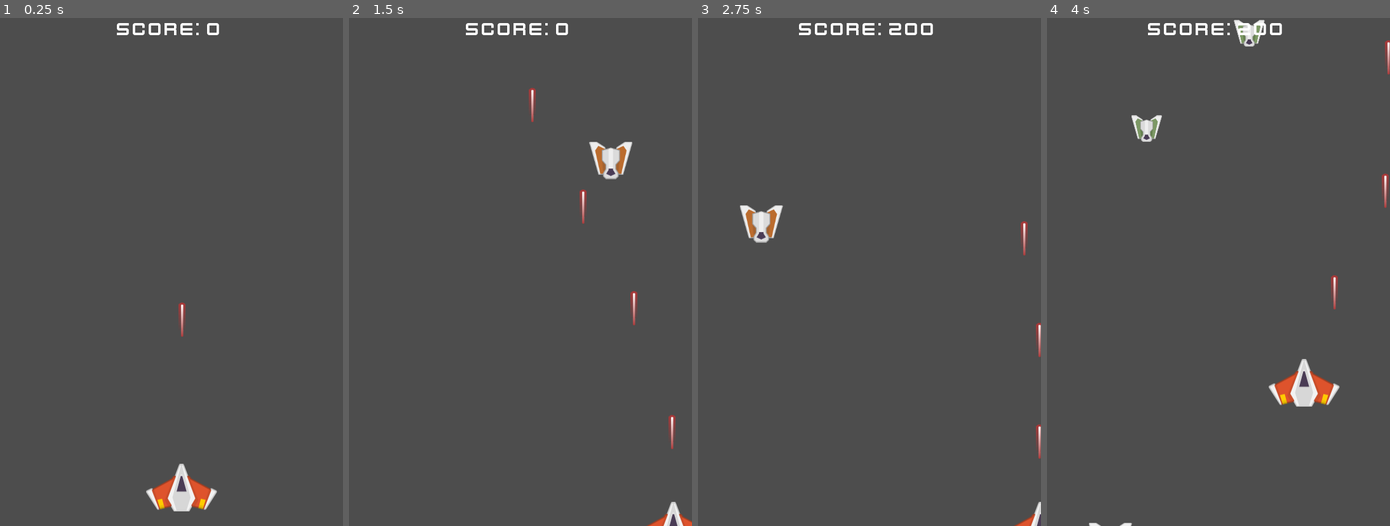
Above: before the commit, frames 1-4 (left to right).
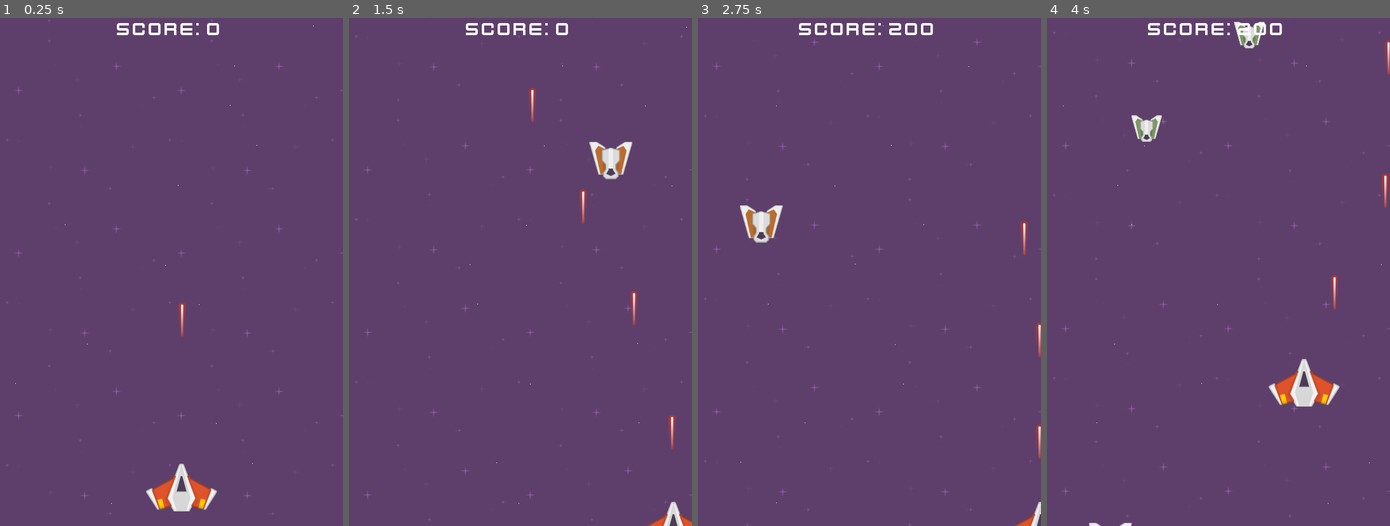
Above: after the commit, the same moments.

Repository: lovetocode/Space-Hazzard
Game: Godot game, scene res://Scene/game.tscn
The game is run twice, just before and just after one commit, with the same random seed, the same clock (stepped at 60 frames per second) and the same inputs.
Inputs:
- Up to frame 1 (0.25 s): no input
- Up to frame 2 (1.5 s): hold D (move_right) 0.53-1.28 s; hold Space (shoot) 0.53-1.28 s; hold S (move_down) from 1.28 s (still down); tap Space (shoot) at 1.35 s
- Up to frame 3 (2.75 s): release S (move_down) at 2.03 s; hold D (move_right) from 2.03 s (still down); hold Space (shoot) from 2.03 s (still down)
- Up to frame 4 (4 s): release D (move_right) at 2.78 s; release Space (shoot) at 2.78 s; hold W (move_up) 2.78-3.53 s; tap Space (shoot) at 2.85 s; hold A (move_left) from 3.53 s (still down); hold Space (shoot) from 3.53 s (still down)

The runs differ from the first frame. In frame 1, 98% of the frame differs, in the area x 0-100%, y 0-100%; in frame 2, 98%; in frame 3, 98%; in frame 4, 98%.

Commit message:
Added background and sounds

Diff:
--- a/Scene/Scripts/enemy.gd
+++ b/Scene/Scripts/enemy.gd
@@ -5,6 +5,8 @@
 @export var speed = 150
 @export var hp = 1
 @export var points = 100
+
+signal hit
 
  # Called every frame. 'delta' is the elapsed time since the previous frame.
 func _physics_process(delta):
@@ -26,3 +28,5 @@
 	if hp <= 0:
 		killed.emit(points)
 		die()
+	else:
+		hit.emit()
--- a/Scene/Scripts/game.gd
+++ b/Scene/Scripts/game.gd
@@ -7,9 +7,13 @@
 @onready var playerSpawnPosition = $PlayerSpawnPos
 @onready var laser_container = $LaserContainer
 @onready var enemy_container = $EnemyContainer
-@onready var Enemy_spawnTimer = $EnemySpawnTimer
+@onready var timer = $EnemySpawnTimer
 @onready var hud = $UILayer/HUD
 @onready var gos = $UILayer/GameOver
+@onready var pb = $ParallaxBackground
+@onready var ls = $SFX/LaserSound
+@onready var es = $SFX/ExplodeSound
+@onready var hs = $SFX/HitSound
 
 var player = null
 var score := 0:
@@ -17,6 +21,7 @@
 		score = value
 		hud.score = score
 var high_score
+var scroll_speed = 100
 
 func _ready():
 	var save_file = FileAccess.open("user://sava.data", FileAccess.READ)
@@ -37,31 +42,48 @@
 	save_file.store_32(high_score)
 
 
-# Called every frame. 'delta' is the elapsed time since the previous frame.func _process(delta):
+# Called every frame. 'delta' is the elapsed time since the previous frame.
+func _process(delta):
 	if Input.is_action_just_pressed("quit"):
 		get_tree().quit()
 	elif Input.is_action_just_pressed("reset"):
 		get_tree().reload_current_scene()
 
+	if timer.wait_time > 0.5:
+		timer.wait_time -= 0.005* delta
+	elif timer.wait_time < 0.5:
+		timer.wait_time = 0.5
+
+	pb.scroll_offset.y += scroll_speed*delta
+	if pb.scroll_offset.y >= 800:
+		pb.scroll_offset.y = 0
+
 func on_player_laser_shot(laser_scene, location):
 	var laser = laser_scene.instantiate()
 	laser.global_position = location
 	laser_container.add_child(laser)
+	ls.play()
 
 func _on_enemy_spawn_timer_timeout():
 	var e = enemy_scenes.pick_random().instantiate()
 	e.global_position = Vector2(randf_range(50, 500), -5)
 	e.killed.connect(on_enemy_killed)
+	e.hit.connect(on_enemy_hit)
 	enemy_container.add_child(e)
 
 func on_enemy_killed(points):
+	hs.play()
 	score += points
 	if score > high_score:
 		high_score = score
 
 func on_player_killed():
+	es.play()
 	gos.set_score(score)
 	gos.set_high_Score(high_score)
 	save_game()
 	await get_tree().create_timer(1.5).timeout
 	gos.visible = true
+
+func on_enemy_hit():
+	hs.play()
--- a/Scene/game.tscn
+++ b/Scene/game.tscn
@@ -1,17 +1,48 @@
-[gd_scene load_steps=8 format=3 uid="uid://81e4bcn82xym"]
+[gd_scene load_steps=13 format=3 uid="uid://81e4bcn82xym"]
 
 [ext_resource type="Script" path="res://Scene/Scripts/game.gd" id="1_2npcs"]
 [ext_resource type="PackedScene" uid="uid://cdkoo35c3fbvx" path="res://Scene/player.tscn" id="2_hgwsr"]
 [ext_resource type="PackedScene" uid="uid://c3pcdyiks1x4d" path="res://Scene/laser.tscn" id="3_e4en4"]
 [ext_resource type="PackedScene" uid="uid://bauvircuehham" path="res://Scene/hud.tscn" id="4_jjulr"]
+[ext_resource type="AudioStream" uid="uid://b0hexb8ufdcdn" path="res://assets/Bonus/sfx_laser1.ogg" id="4_vb2rr"]
 [ext_resource type="PackedScene" uid="uid://c3mfu6qgsdj3m" path="res://Scene/enemy.tscn" id="4_wcyma"]
 [ext_resource type="PackedScene" uid="uid://d1dro5gmhjuf8" path="res://Scene/diver.tscn" id="5_70ajc"]
+[ext_resource type="AudioStream" uid="uid://bx0452re7kqtp" path="res://assets/Bonus/sfx_zap.ogg" id="5_oxg1i"]
 [ext_resource type="PackedScene" uid="uid://b6ndc6g2fbd0t" path="res://Scene/gameOver.tscn" id="5_tompo"]
+[ext_resource type="AudioStream" uid="uid://d102urud380nx" path="res://assets/Bonus/sfx_lose.ogg" id="6_1goai"]
+[ext_resource type="Texture2D" uid="uid://byw0ntqkk0euq" path="res://assets/Backgrounds/purple.png" id="6_lqjut"]
+
+[sub_resource type="ParticleProcessMaterial" id="ParticleProcessMaterial_re5e6"]
+emission_shape = 3
+emission_box_extents = Vector3(270, 1, 1)
+particle_flag_disable_z = true
+direction = Vector3(0, 1, 0)
+spread = 0.0
+gravity = Vector3(0, 0, 0)
+initial_velocity_min = 1000.0
+initial_velocity_max = 1000.0
+orbit_velocity_min = 0.0
+orbit_velocity_max = 0.0
 
 [node name="Game" type="Node2D"]
 position = Vector2(-4, 30)
 script = ExtResource("1_2npcs")
 enemy_scenes = Array[PackedScene]([ExtResource("4_wcyma"), ExtResource("5_70ajc")])
+
+[node name="SFX" type="Node" parent="."]
+
+[node name="LaserSound" type="AudioStreamPlayer2D" parent="SFX"]
+stream = ExtResource("4_vb2rr")
+
+[node name="HitSound" type="AudioStreamPlayer2D" parent="SFX"]
+stream = ExtResource("5_oxg1i")
+volume_db = 5.0
+pitch_scale = 2.0
+
+[node name="ExplodeSound" type="AudioStreamPlayer2D" parent="SFX"]
+stream = ExtResource("6_1goai")
+volume_db = 10.0
+pitch_scale = 3.0
 
 [node name="UILayer" type="CanvasLayer" parent="."]
 
@@ -19,6 +50,25 @@
 
 [node name="GameOver" parent="UILayer" instance=ExtResource("5_tompo")]
 visible = false
+
+[node name="ParallaxBackground" type="ParallaxBackground" parent="."]
+
+[node name="ParallaxLayer" type="ParallaxLayer" parent="ParallaxBackground"]
+motion_mirroring = Vector2(0, 800)
+
+[node name="purpleStars" type="Sprite2D" parent="ParallaxBackground/ParallaxLayer"]
+texture_repeat = 2
+texture = ExtResource("6_lqjut")
+centered = false
+region_enabled = true
+region_rect = Rect2(0, 0, 540, 800)
+
+[node name="StarParticles" type="GPUParticles2D" parent="."]
+position = Vector2(270, -50)
+amount = 20
+process_material = SubResource("ParticleProcessMaterial_re5e6")
+lifetime = 1.25
+preprocess = 5.0
 
 [node name="EnemySpawnTimer" type="Timer" parent="."]
 autostart = true
